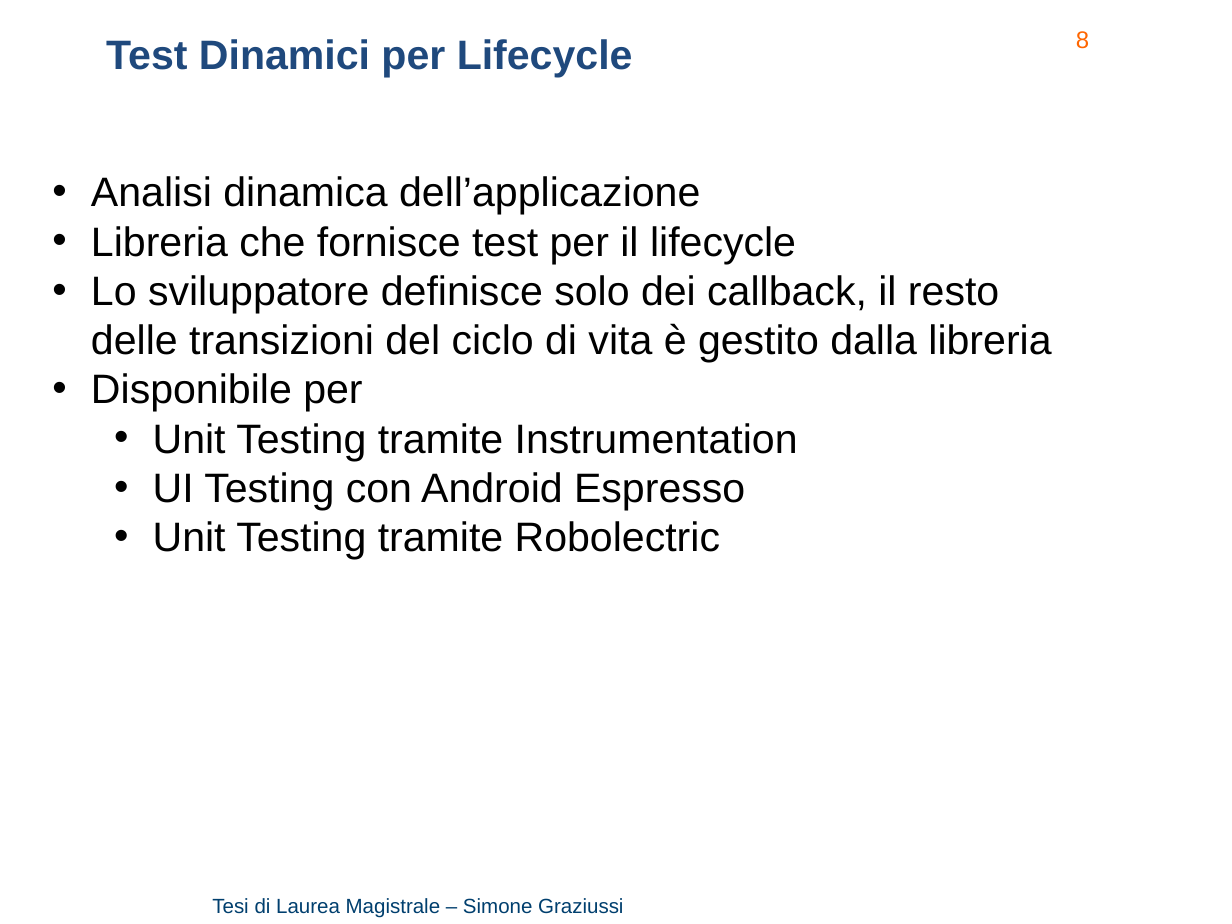
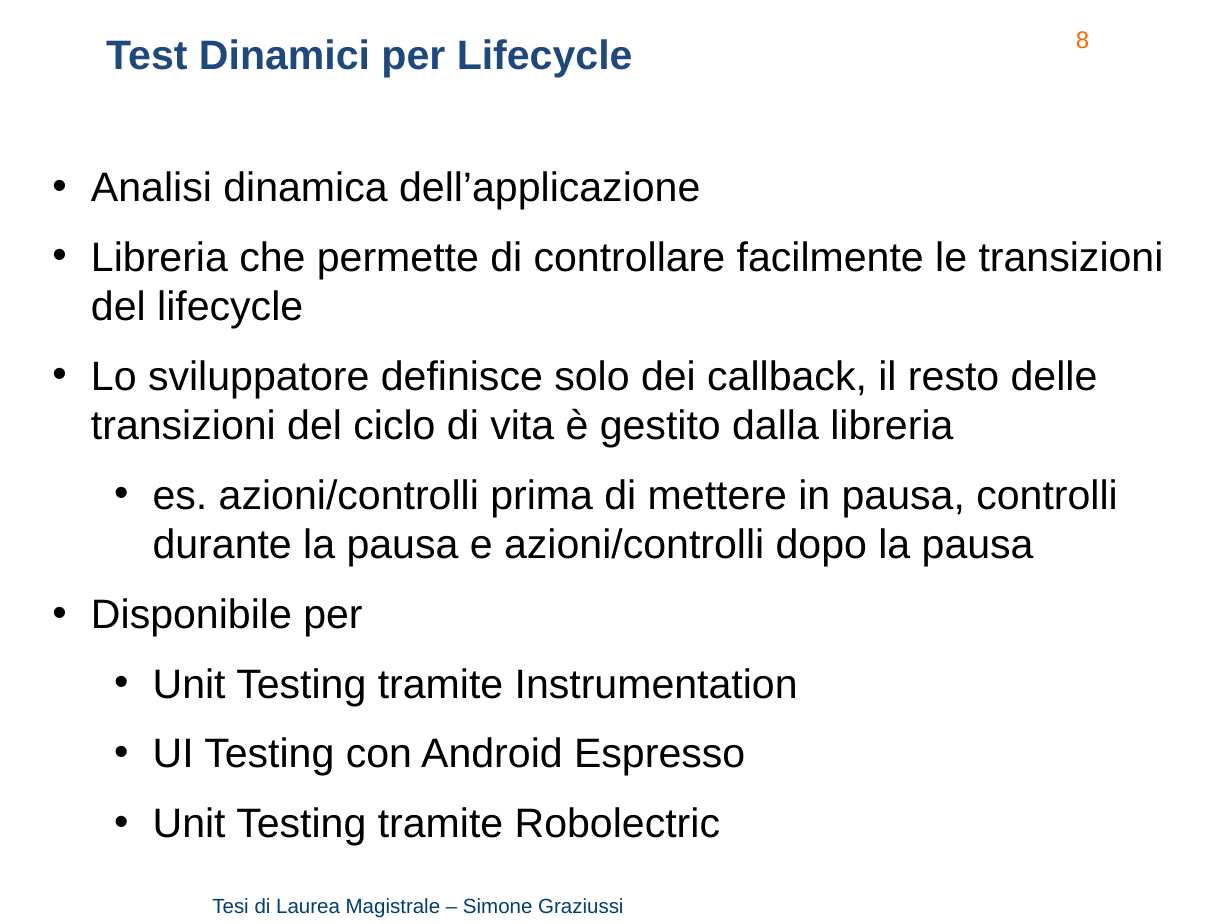
Before and after one commit to Simone3/Thesis, a slide deck: slide 8 of Presentation/Presentation.pptx. Drawn at 1232x924 pixels with LibreOffice and Linux fonts; fonts in the diff are those of the drawing; background and template pictures are left out. Boxes give left, top, right and bottom in pixels: in the first picture for what was removed or moved away, otherwise in the second. Text is boxed around its words. In the diff, an @@ line names an element or a change of style, - is before the commit and + after.

Commit message:
Presentation: better lifecycle part

```diff
--- a/Presentation/Presentation.pptx
+++ b/Presentation/Presentation.pptx
@@ text at (91, 171, 1098, 846): more space between paragraphs @@
@@ text at (91, 241, 1164, 328): text changed @@
-• Libreria che fornisce test per il lifecycle
+• Libreria che permette di controllare facilmente le transizioni del lifecycle
@@ text at (153, 479, 1117, 566): paragraph added @@
+  • es. azioni/controlli prima di mettere in pausa, controlli durante la pausa e azioni/controlli dopo la pausa
```
Also in this commit, not shown: 12 other slides changed, 1 other file.
